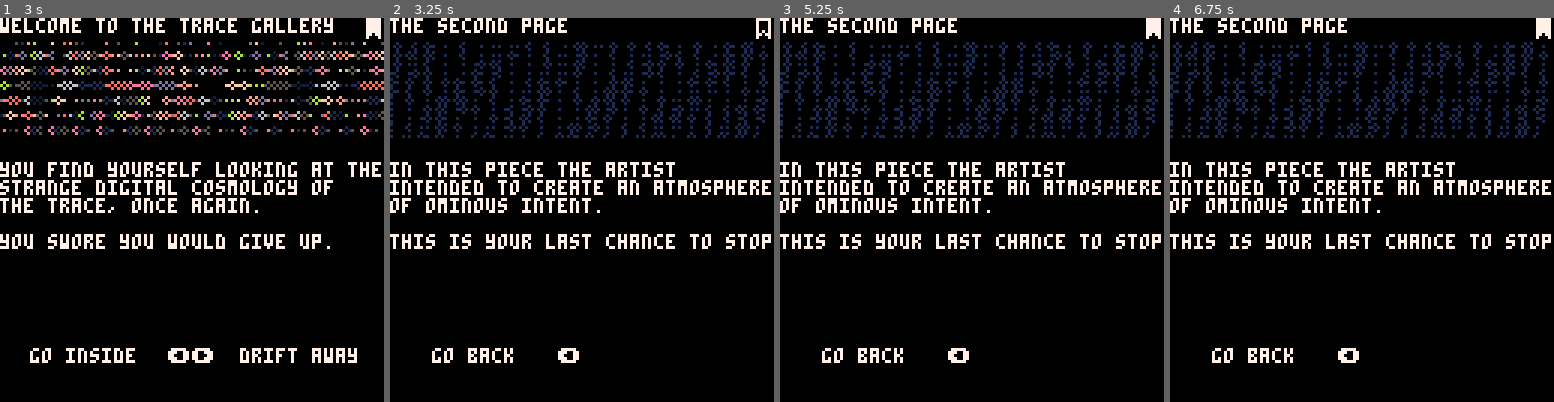
Above: before the commit, frames 1-4 (left to right).
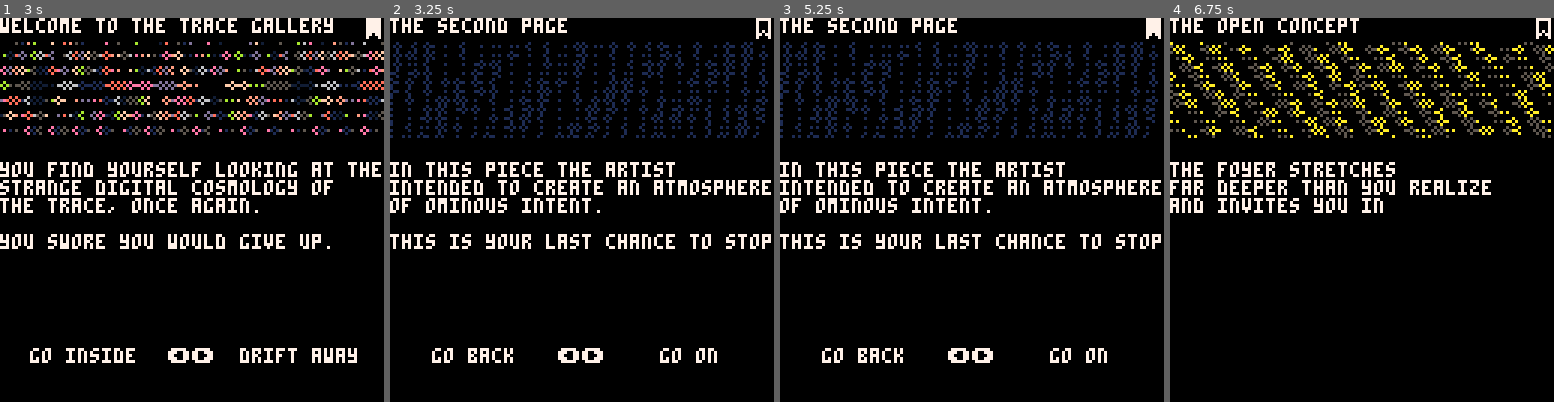
Above: after the commit, the same moments.

Repository: aebrer/pico8_carts
Game: PICO-8 cartridge games/the_trace/the_trace.p8
Same seed, same stepped clock (60 frames per second), same inputs: the game is played once before the commit and once after it.
Inputs:
- Up to frame 1 (3 s): tap X (X key) at 0.33, 1.07, 1.85, 2.97 s; tap O (Z key) at 0.7, 1.7, 2.1, 2.5, 2.9 s; hold Right 1.6-2.1 s; hold Up 2.15-2.42 s; hold Right from 2.47 s (still down)
- Up to frame 2 (3.25 s): release Right at 3.03 s; hold Left from 3.08 s (still down)
- Up to frame 3 (5.25 s): tap O (Z key) every 0.4 s from 3.3 to 4.9 s; release Left at 3.58 s; hold Down 3.63-3.97 s; hold Right 4.02-4.68 s; tap X (X key) at 4.08, 5.2 s; hold Up 4.73-5.03 s; hold Left from 5.08 s (still down)
- Up to frame 4 (6.75 s): tap O (Z key) every 0.4 s from 5.3 to 6.5 s; release Left at 5.68 s; hold Down 5.73-6.03 s; hold Right 6.08-6.58 s; tap X (X key) at 6.32 s; hold Right from 6.63 s (still down)

Frame 1 is identical in both runs. In frame 2, 0.4% of the frame differs, in the area x 50-86%, y 85-90%; in frame 3, 0.4%; in frame 4, 15%, in the area x 0-100%, y 0-90%.

Commit message:
bkmk callback on all pages

Diff:
--- a/games/the_trace/the_trace.p8
+++ b/games/the_trace/the_trace.p8
@@ -42,6 +42,7 @@
 
  -- do callbacks for curr_page
  if(curr_page.cb)curr_page:cb()
+ if(bkmk and bkmk.cb)bkmk:cb()
 
  -- check inputs for choices
  for b in all({⬆️,⬇️,⬅️,➡️}) do
@@ -197,9 +198,7 @@
 toc,
 "the foyer stretches\n"..
 "far deeper than you realize\n"..
-"and invites you in\n"..
-"\n"..
-"\n"
+"and invites you in\n"
 )
 
 -- choices
@@ -209,7 +208,7 @@
 lib[tsp]
 )
 
-local function cb(self)
+function cb(self)
  curr_page.i=false
  curr_page.seed+=1
 end
@@ -222,6 +221,11 @@
 lib[tsp].choices[⬅️]=new_choice(
 "go back",
 lib[title]
+)
+
+lib[tsp].choices[➡️]=new_choice(
+"go on",
+lib[toc]
 )
 
 
